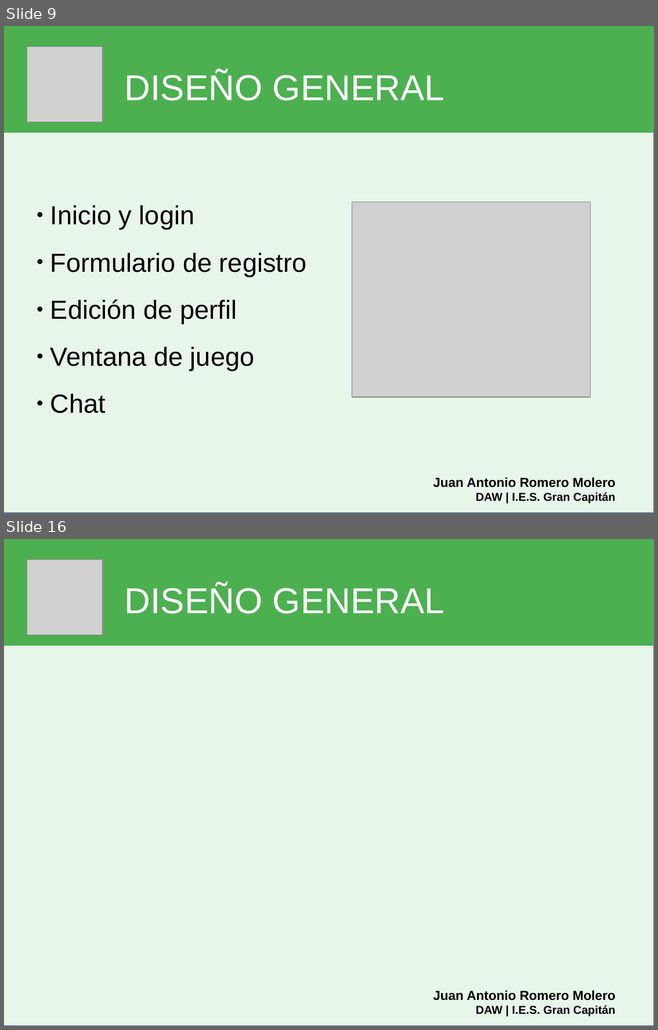
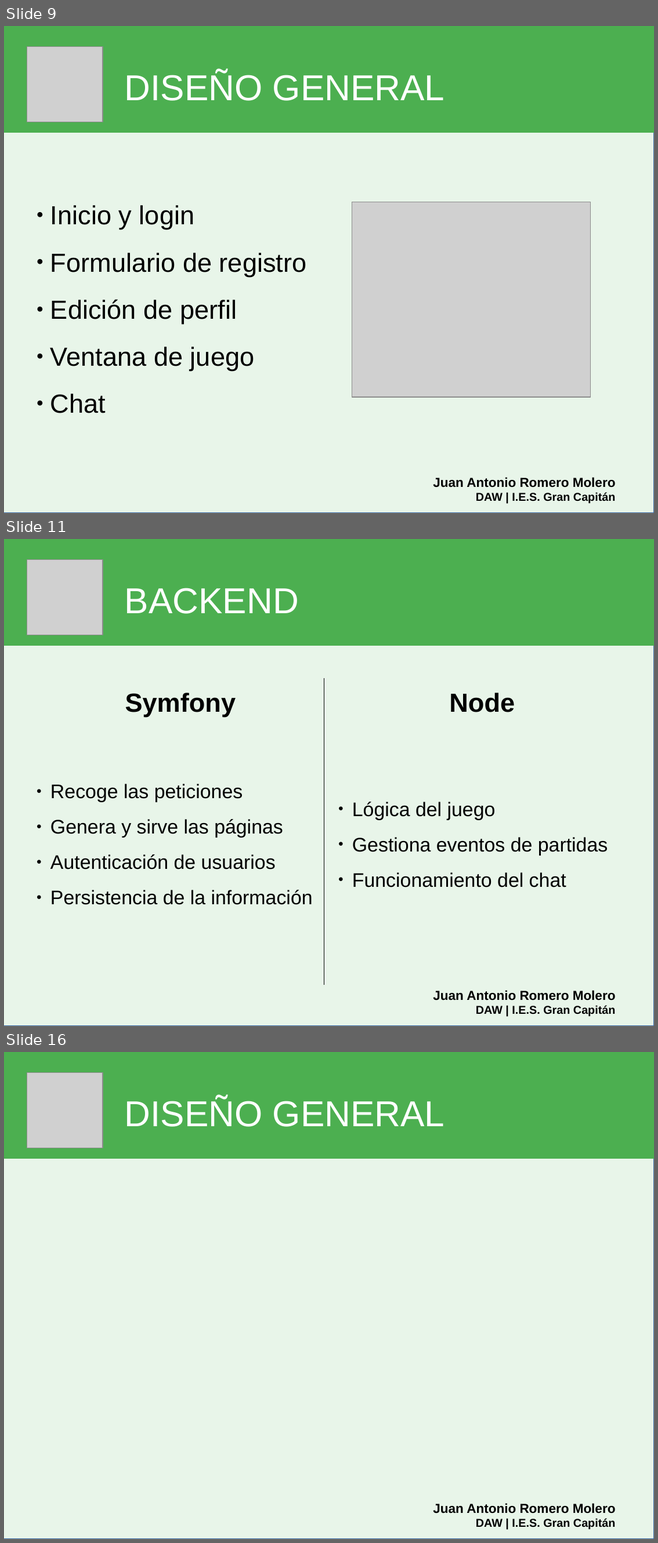
Before and after one commit to DptoInformaticaIESGranCapitan/JaRomero95-brisca-online, a slide deck: ppt/ppt.odp. Shown one above the other, each under a label of ours: slides 9 and 16 before the commit, slides 9, 11 and 16 after it; the slides between them are not shown. The pictures are 658x1030 and 658x1543 pixels, drawn with LibreOffice and Linux fonts; fonts in the diff are those of the drawing; grey boxes stand for pictures. Boxes give left, top, right and bottom in pixels: in the first picture for what was removed or moved away, otherwise in the second. Text is boxed around its words. In the diff, an @@ line names an element or a change of style, - is before the commit and + after.

```diff
--- a/ppt/ppt.odp
+++ b/ppt/ppt.odp
@@ slide 11 added at <box>4,539,654,1026</box>, background #FFFFFF; not listed: 2 template elements that a slide beside it also shows @@
@@ picture added at <box>27,560,103,635</box> @@
@@ title added at <box>125,588,299,614</box>, 44 pt, text #FFFFFF @@
+BACKEND
@@ text added at <box>125,693,236,716</box>, 32 pt, text #000000, bold @@
+Symfony
@@ line added from (324, 678) to (324, 984), #000000 0 pt @@
@@ text added at <box>449,693,514,712</box>, 32 pt, text #000000, bold @@
+Node
@@ subtitle added at <box>50,784,313,905</box>, 24 pt, text #000000 @@
+● Recoge las peticiones
+● Genera y sirve las páginas
+● Autenticación de usuarios
+● Persistencia de la información
@@ text added at <box>352,802,607,888</box>, 24 pt, text #000000 @@
+● Lógica del juego
+● Gestiona eventos de partidas
+● Funcionamiento del chat
@@ text added at <box>433,990,615,1016</box>, 16 pt, text #000000, bold @@
+Juan Antonio Romero Molero
+DAW | I.E.S. Gran Capitán
```
Also in this commit, not shown: 4 slides changed, 1 other slide added.
